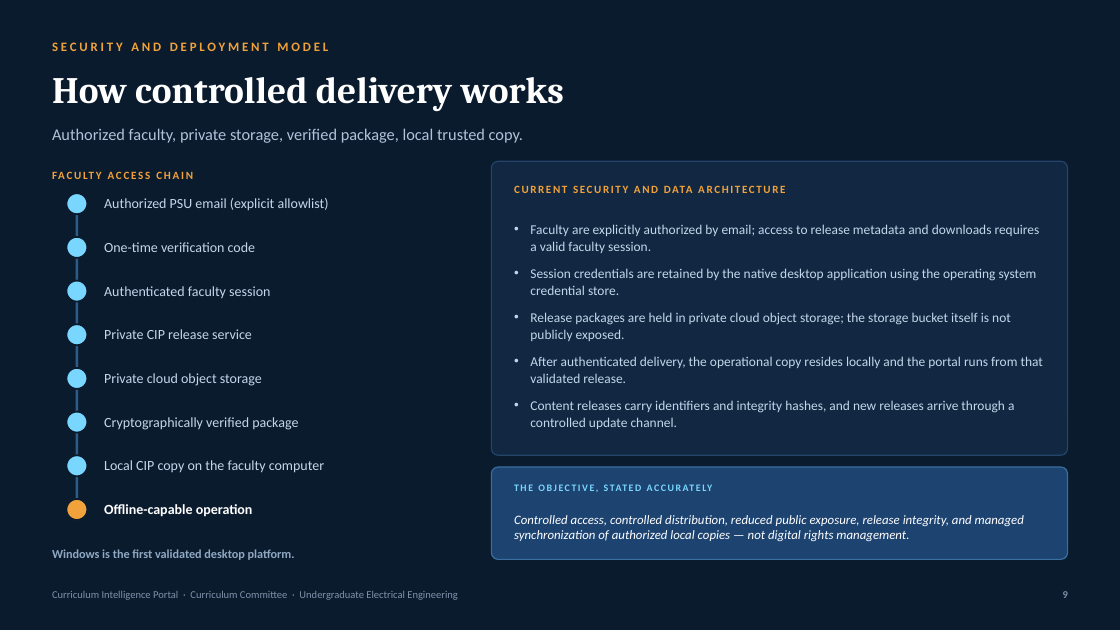
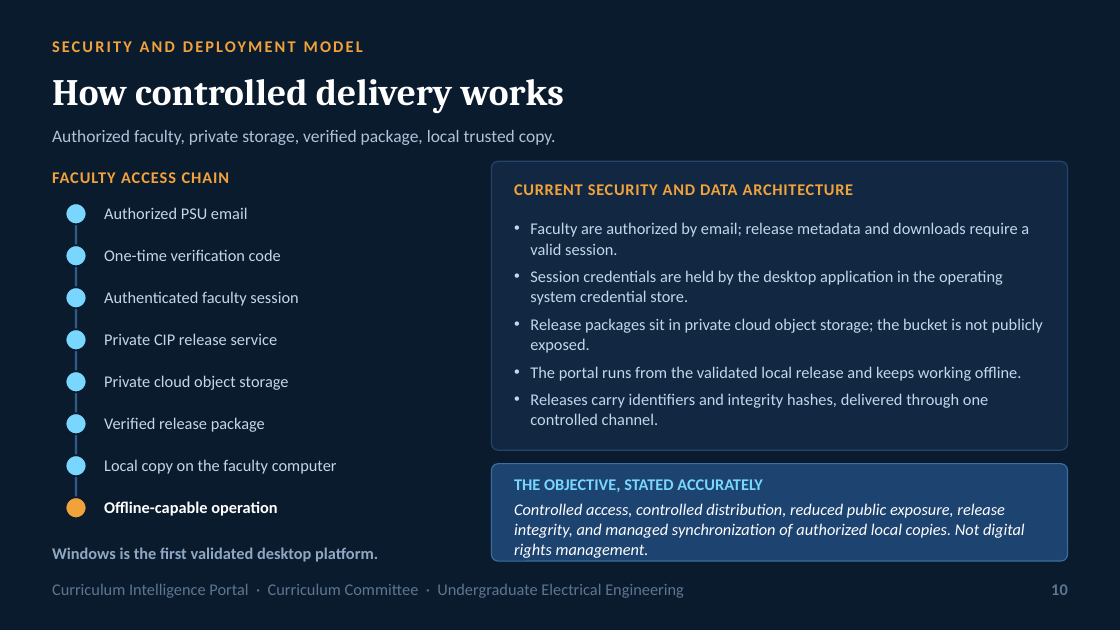
Before and after one commit to WalidDyab/CIP-CME-x86RVios, a slide deck: slide 10 of docs/presentations/department-council-cip/CIP_Department_Council_Presentation.pptx (slide 9 before the commit). Drawn at 1120x630 pixels with LibreOffice and Linux fonts; fonts in the diff are those of the drawing. Boxes give left, top, right and bottom in pixels: in the first picture for what was removed or moved away, otherwise in the second. Text is boxed around its words. In the diff, an @@ line names an element or a change of style, - is before the commit and + after.

```diff
--- a/docs/presentations/department-council-cip/CIP_Department_Council_Presentation.pptx
+++ b/docs/presentations/department-council-cip/CIP_Department_Council_Presentation.pptx
@@ text "SECURITY AND DEPLOYMENT MODEL" at bbox=[865, 222, 890, 234]: size 11 to 14 pt, letter spacing 2.4 to 1.8 pt @@
@@ text "Authorized faculty, private storage, verified ..." at bbox=[52, 130, 556, 145]: size 14 to 15 pt @@
@@ text "FACULTY ACCESS CHAIN" at bbox=[52, 172, 230, 183]: size 9.5 to 14 pt, letter spacing 1.5 to 0.8 pt @@
@@ rounded rectangle: place and size @@
-rounded rectangle at bbox=[492, 161, 1068, 455]
+rounded rectangle at bbox=[492, 161, 1068, 450]
@@ text "CURRENT SECURITY AND DATA ARCHITECTURE" at bbox=[514, 184, 853, 195]: size 9.5 to 14 pt, letter spacing 1.4 to 0.6 pt @@
@@ ellipse: place and size @@
-ellipse at bbox=[66, 193, 87, 214]
+ellipse at bbox=[66, 203, 87, 224]
@@ text at bbox=[104, 207, 248, 219]: text changed; size 12 to 14 pt @@
-Authorized PSU email (explicit allowlist)
+Authorized PSU email
@@ line moved from (77, 203) - (77, 521) to (76, 213) - (76, 519) @@
@@ text at bbox=[530, 222, 1043, 425]: text changed; size 11.5 to 14 pt @@
-• Faculty are explicitly authorized by email; access to release metadata and downloads requires a valid faculty session.
-• Session credentials are retained by the native desktop application using the operating system credential store.
-• Release packages are held in private cloud object storage; the storage bucket itself is not publicly exposed.
-• After authenticated delivery, the operational copy resides locally and the portal runs from that validated release.
-• Content releases carry identifiers and integrity hashes, and new releases arrive through a controlled update channel.
+• Faculty are authorized by email; release metadata and downloads require a valid session.
+• Session credentials are held by the desktop application in the operating system credential store.
+• Release packages sit in private cloud object storage; the bucket is not publicly exposed.
+• The portal runs from the validated local release and keeps working offline.
+• Releases carry identifiers and integrity hashes, delivered through one controlled channel.
@@ ellipse: place and size @@
-ellipse at bbox=[66, 237, 87, 258]
+ellipse at bbox=[66, 245, 87, 266]
@@ size 12 to 14 pt in 5 elements at bbox=[104, 501, 277, 516], bbox=[104, 375, 288, 390], bbox=[104, 333, 278, 345], bbox=[104, 291, 298, 306], bbox=[104, 249, 281, 261] @@
@@ text "One-time verification code": place and size @@
-text "One-time verification code" at bbox=[104, 242, 255, 252]
+text "One-time verification code" at bbox=[104, 249, 281, 261]
@@ ellipse: place and size @@
-ellipse at bbox=[66, 281, 87, 302]
+ellipse at bbox=[66, 287, 87, 308]
@@ ellipse: place and size @@
-ellipse at bbox=[66, 324, 87, 345]
+ellipse at bbox=[66, 329, 87, 350]
@@ text at bbox=[104, 417, 265, 432]: text changed; size 12 to 14 pt @@
-Cryptographically verified package
+Verified release package
@@ text at bbox=[104, 459, 337, 474]: text changed; size 12 to 14 pt @@
-Local CIP copy on the faculty computer
+Local copy on the faculty computer
@@ rounded rectangle at bbox=[492, 464, 1068, 561]: proportions changed @@
@@ text "THE OBJECTIVE, STATED ACCURATELY" at bbox=[514, 479, 763, 492]: size 8.5 to 14 pt, letter spacing 1.3 to 0 pt @@
@@ text at bbox=[514, 503, 1025, 558]: text changed; size 11 to 14 pt @@
-Controlled access, controlled distribution, reduced public exposure, release integrity, and managed synchronization of authorized local copies — not digital rights management.
+Controlled access, controlled distribution, reduced public exposure, release integrity, and managed synchronization of authorized local copies. Not digital rights management.
@@ text "Windows is the first validated ..." at bbox=[52, 547, 378, 562]: size 10.5 to 14 pt @@
@@ text "Curriculum Intelligence Portal · Curriculum ...": place and size @@
-text "Curriculum Intelligence Portal · Curriculum ..." at bbox=[52, 591, 457, 600]
+text "Curriculum Intelligence Portal · Curriculum ..." at bbox=[52, 584, 684, 598]
@@ text "Curriculum Intelligence Portal · Curriculum ..." at bbox=[52, 584, 684, 598]: size 9 to 14 pt, text colour #7D93AB to #5D7690 @@
@@ text added at bbox=[1051, 584, 1068, 595], 14 pt, text #5D7690, bold @@
+10
@@ text removed at bbox=[1063, 591, 1068, 598] @@
-9
```
Also in this commit, not shown: 10 other slides changed, 1 slide added, 3 other files.
